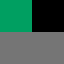
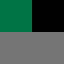
Before/after of a (64, 64) layered artwork. What changed in the layer stack:
painted on "GreenWood" over [0, 0, 32, 32]
